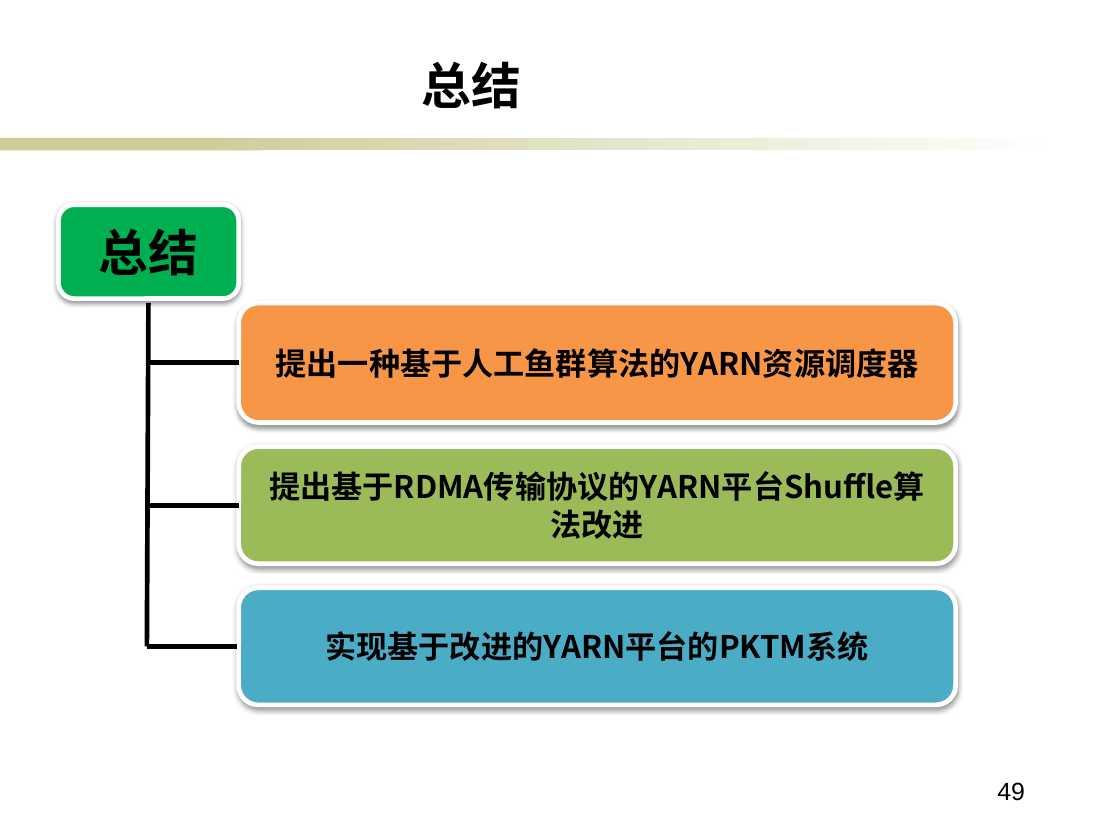
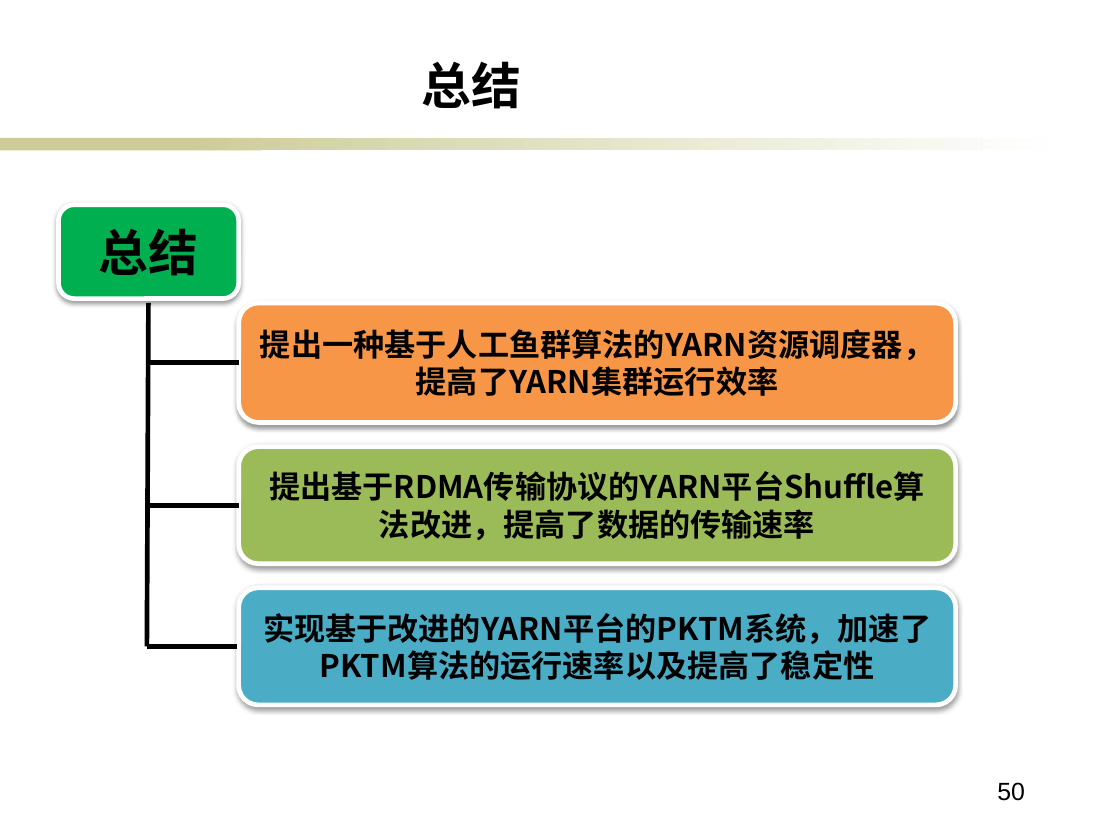
Before and after one commit to ericsonyc/paper, a slide deck: slide 50 of 毕业答辩.pptx (slide 49 before the commit). Drawn at 1120x840 pixels with LibreOffice and Linux fonts; fonts in the diff are those of the drawing; background and template pictures are left out. Boxes give left, top, right and bottom in pixels: in the first picture for what was removed or moved away, otherwise in the second. Text is boxed around its words. In the diff, an @@ line names an element or a change of style, - is before the commit and + after.

```diff
--- a/毕业答辩.pptx
+++ b/毕业答辩.pptx
@@ text in rounded rectangle at bbox=[260, 329, 934, 396]: text changed @@
-提出一种基于人工鱼群算法的YARN资源调度器
+提出一种基于人工鱼群算法的YARN资源调度器，提高了YARN集群运行效率
@@ text in rounded rectangle at bbox=[269, 471, 925, 540]: text changed @@
-提出基于RDMA传输协议的YARN平台Shuffle算法改进
+提出基于RDMA传输协议的YARN平台Shuffle算法改进，提高了数据的传输速率
@@ text in rounded rectangle at bbox=[263, 613, 931, 680]: text changed @@
-实现基于改进的YARN平台的PKTM系统
+实现基于改进的YARN平台的PKTM系统，加速了PKTM算法的运行速率以及提高了稳定性
@@ page number at bbox=[997, 782, 1025, 801]: text changed @@
-49
+50
```
Also in this commit, not shown: 7 other slides changed, 2 slides added, 1 slide removed, 2 other files.
